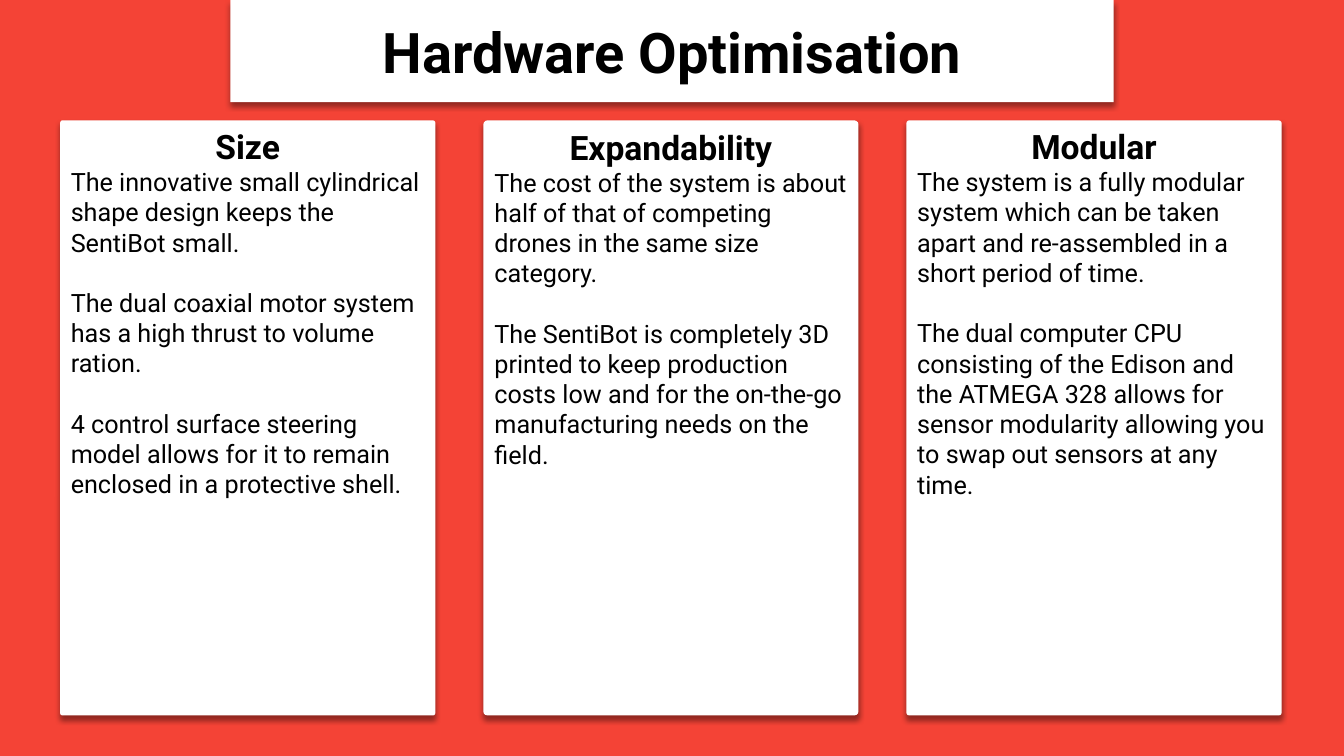
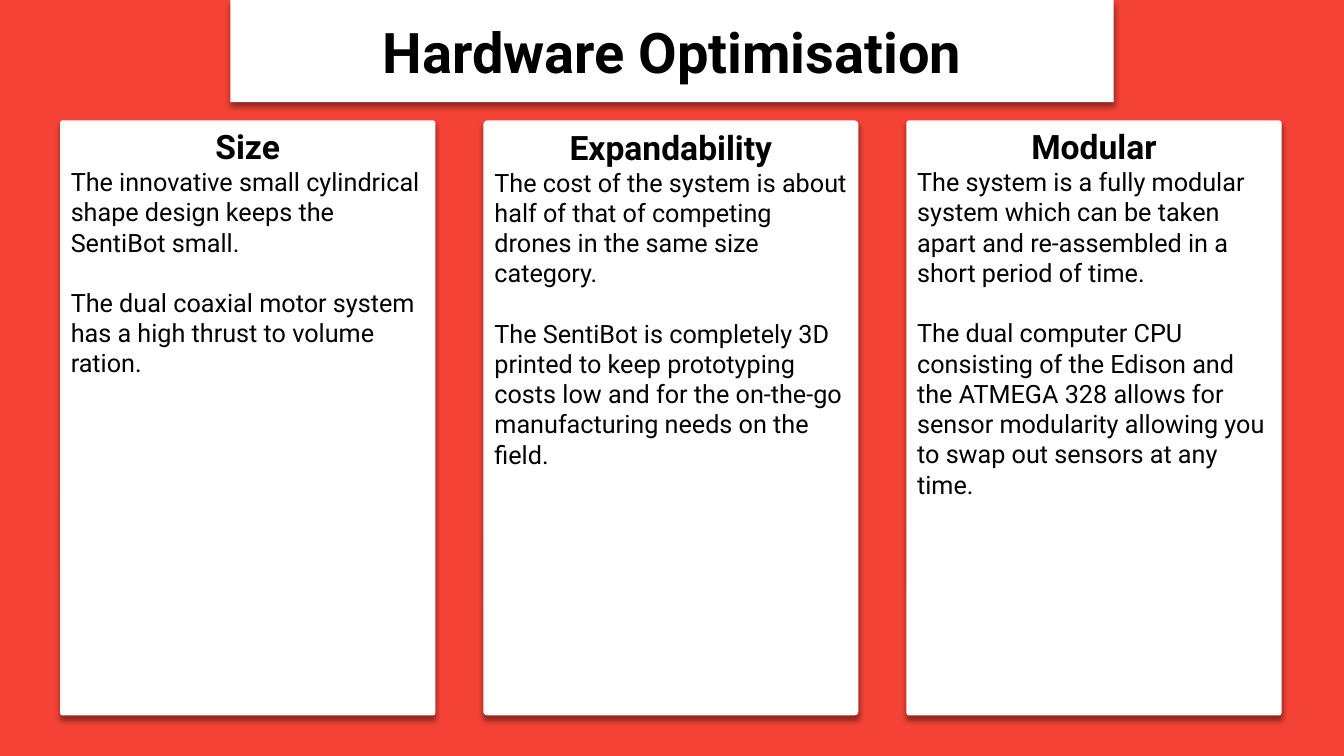
Before and after one commit to SentiBots/SentiBots, a slide deck: slide 5 of Reports/TKKYIA ppt.pptx. Drawn at 1344x756 pixels with LibreOffice and Linux fonts; fonts in the diff are those of the drawing. Boxes give left, top, right and bottom in pixels: in the first picture for what was removed or moved away, otherwise in the second. Text is boxed around its words. In the diff, an @@ line names an element or a change of style, - is before the commit and + after.

Commit message:
added ppt

```diff
--- a/Reports/TKKYIA ppt.pptx
+++ b/Reports/TKKYIA ppt.pptx
@@ text in rounded rectangle at (494, 324, 842, 465): text changed @@
-The SentiBot is completely 3D printed to keep production costs low and for the on-the-go manufacturing needs on the field.
+The SentiBot is completely 3D printed to keep prototyping costs low and for the on-the-go manufacturing needs on the field.
@@ text in rounded rectangle at (71, 414, 401, 498): paragraph removed @@
-4 control surface steering model allows for it to remain enclosed in a protective shell.
```
